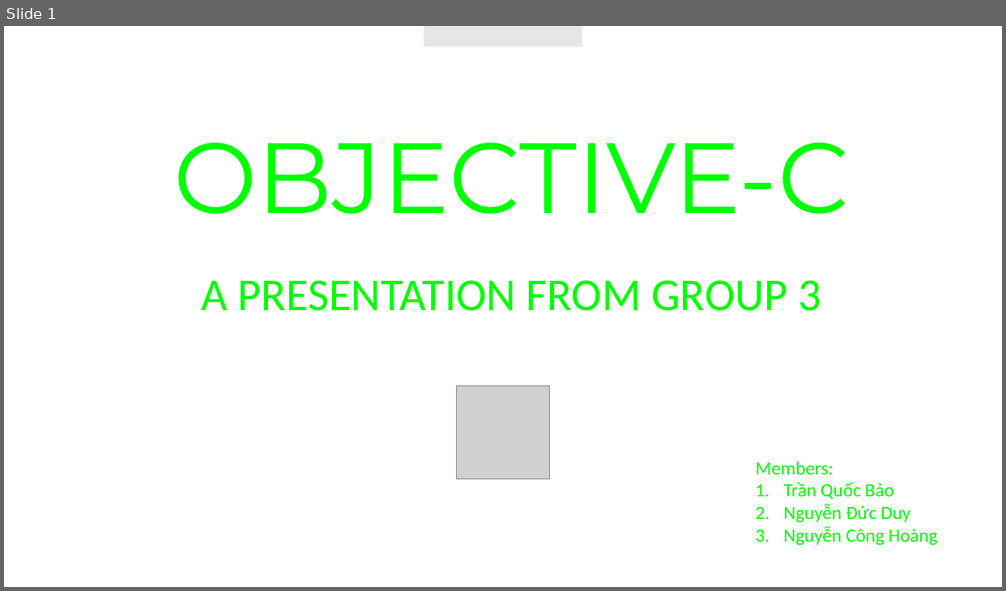
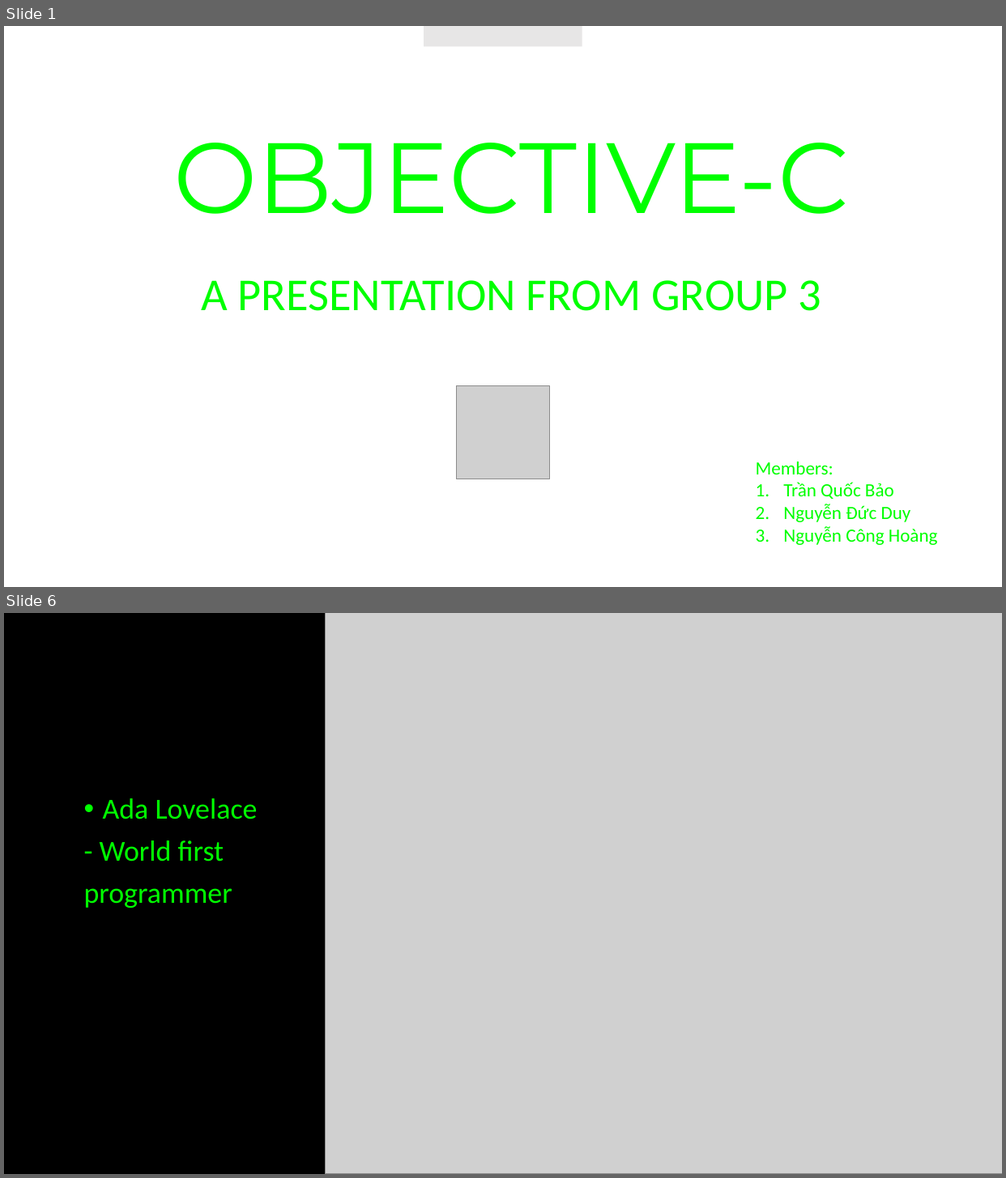
Before and after one commit to JustCodeandChill/Objective-C-presentation, a slide deck: OBJECTIVE-C.pptx. Shown one above the other, each under a label of ours: slide 1 before the commit, slides 1 and 6 after it; the slides between them are not shown. The pictures are 1006x591 and 1006x1178 pixels, drawn with LibreOffice and Linux fonts; fonts in the diff are those of the drawing; grey boxes stand for pictures; background and template pictures are left out. Boxes give left, top, right and bottom in pixels: in the first picture for what was removed or moved away, otherwise in the second. Text is boxed around its words. In the diff, an @@ line names an element or a change of style, - is before the commit and + after.

```diff
--- a/OBJECTIVE-C.pptx
+++ b/OBJECTIVE-C.pptx
@@ slide 6 added at <box>4,613,1002,1174</box>, background #000000 @@
@@ picture added at <box>325,613,1002,1174</box> @@
@@ text added at <box>84,798,258,908</box>, 28 pt, text #00FF00 @@
+• Ada Lovelace
+- World first
+programmer
```
Also in this commit, not shown: 1 slide changed, 63 other slides added.
